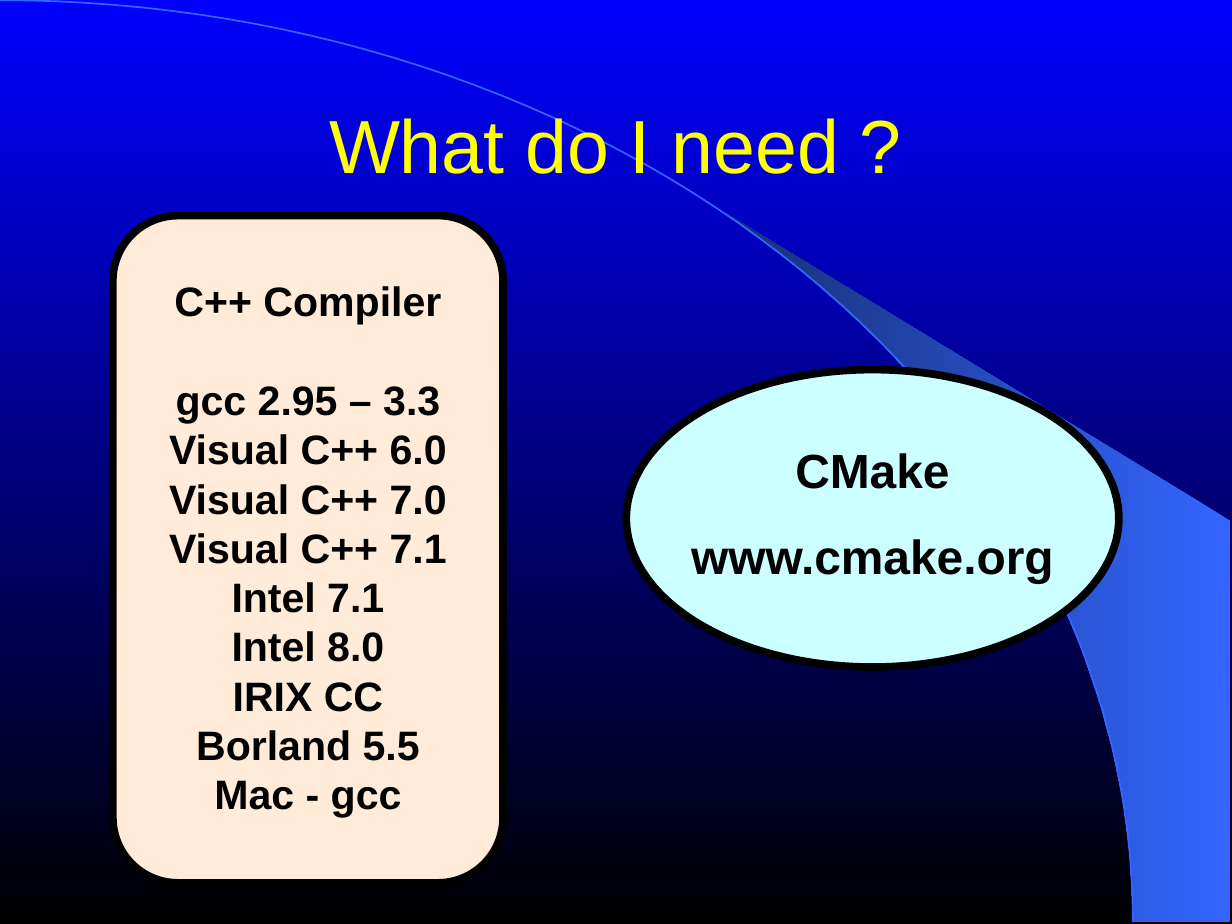
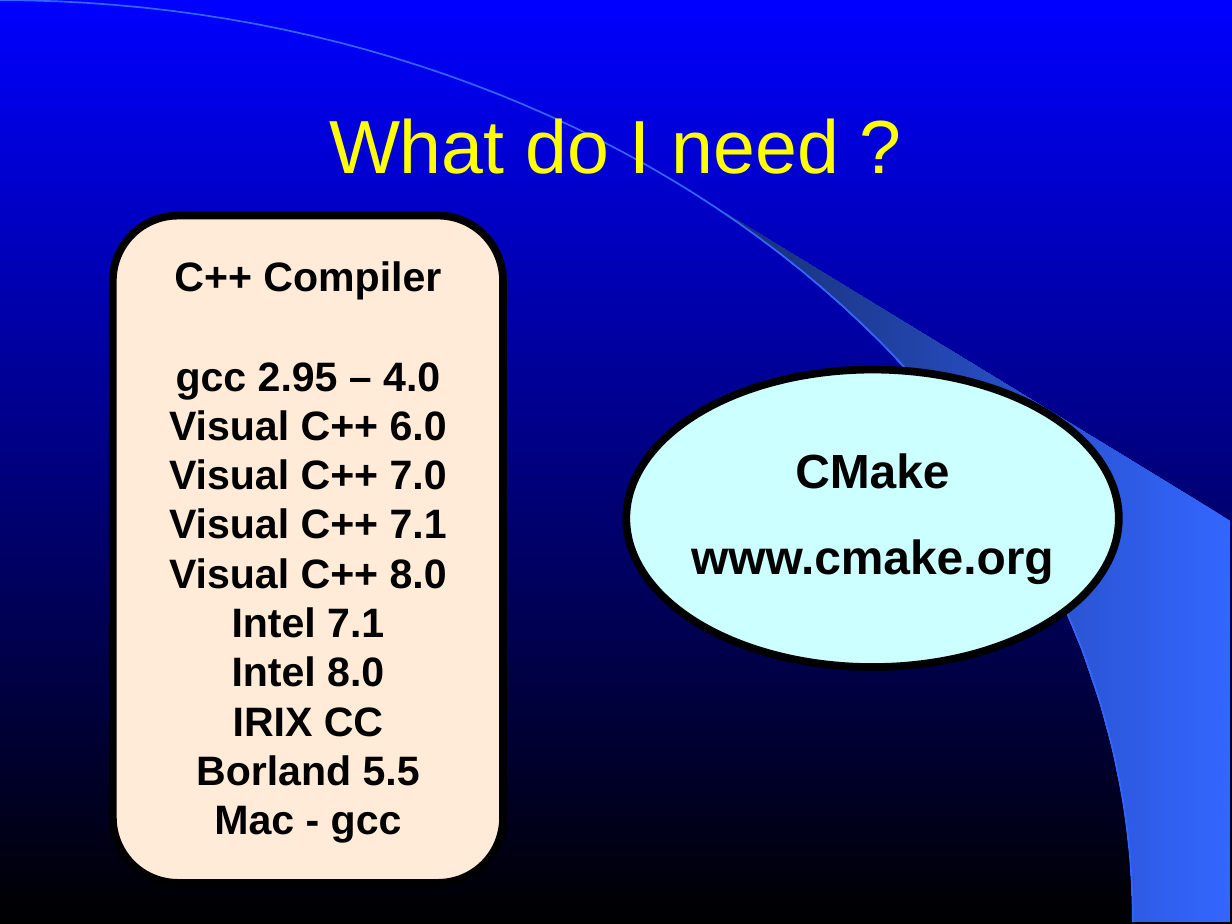
Before and after one commit to lheckemann/namic-sandbox, a slide deck: slide 10 of ITKAdvancedCourse/doc/presentations/Insight-Overview.ppt. Drawn at 1232x924 pixels with LibreOffice and Linux fonts; fonts in the diff are those of the drawing. Boxes give left, top, right and bottom in pixels: in the first picture for what was removed or moved away, otherwise in the second. Text is boxed around its words. In the diff, an @@ line names an element or a change of style, - is before the commit and + after.

```diff
--- a/ITKAdvancedCourse/doc/presentations/Insight-Overview.ppt
+++ b/ITKAdvancedCourse/doc/presentations/Insight-Overview.ppt
@@ text "C++ Compiler": place and size @@
-text "C++ Compiler" at [169, 286, 447, 818]
+text "C++ Compiler" at [169, 261, 447, 842]
@@ text at [176, 362, 440, 399]: text changed @@
-gcc 2.95 – 3.3
+gcc 2.95 – 4.0
@@ text at [169, 558, 447, 589]: paragraph added @@
+Visual C++ 8.0
```
Also in this commit, not shown: 3 other slides changed, 2 other files.
